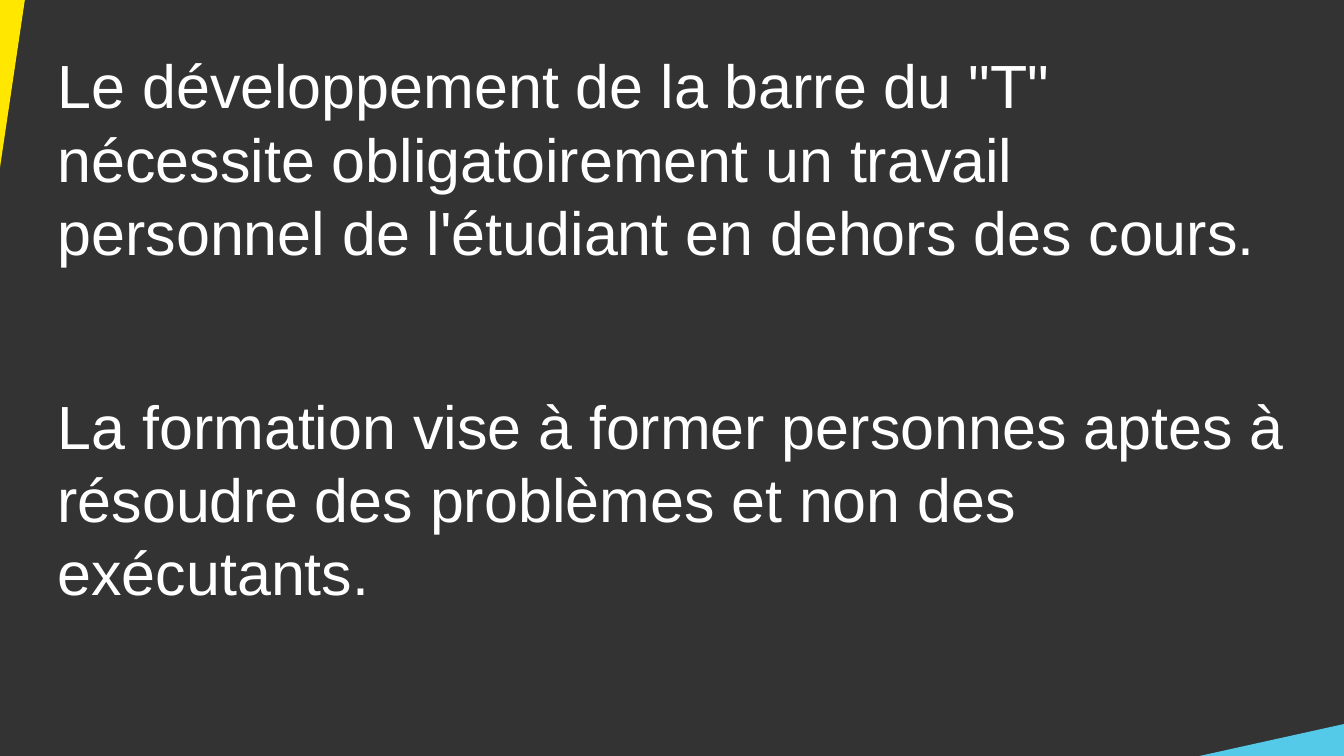
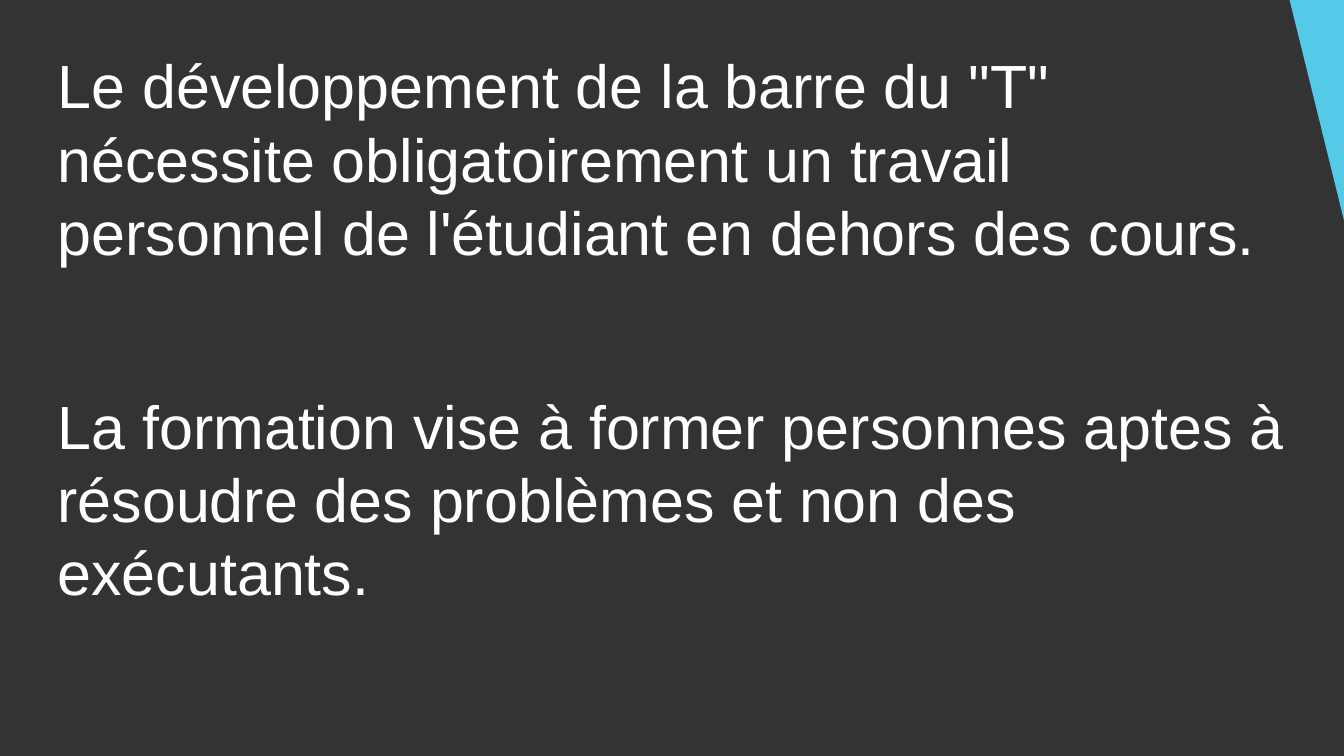
Before and after one commit to DanYellow/cours, a slide deck: slide 10 of presentation-formation-mmi/presentation.odp (slide 17 before the commit). Drawn at 1344x756 pixels with LibreOffice and Linux fonts; fonts in the diff are those of the drawing. Boxes give left, top, right and bottom in pixels: in the first picture for what was removed or moved away, otherwise in the second. Text is boxed around its words. In the diff, an @@ line names an element or a change of style, - is before the commit and + after.

```diff
--- a/presentation-formation-mmi/presentation.odp
+++ b/presentation-formation-mmi/presentation.odp
@@ right triangle removed at (0,0,38,339) @@
@@ right triangle added at (1288,0,1344,260), fill #54C9E8 @@
@@ right triangle removed at (1172,720,1344,756) @@
```
Also in this commit, not shown: 8 other slides changed, 1 slide added, 4 other files.
